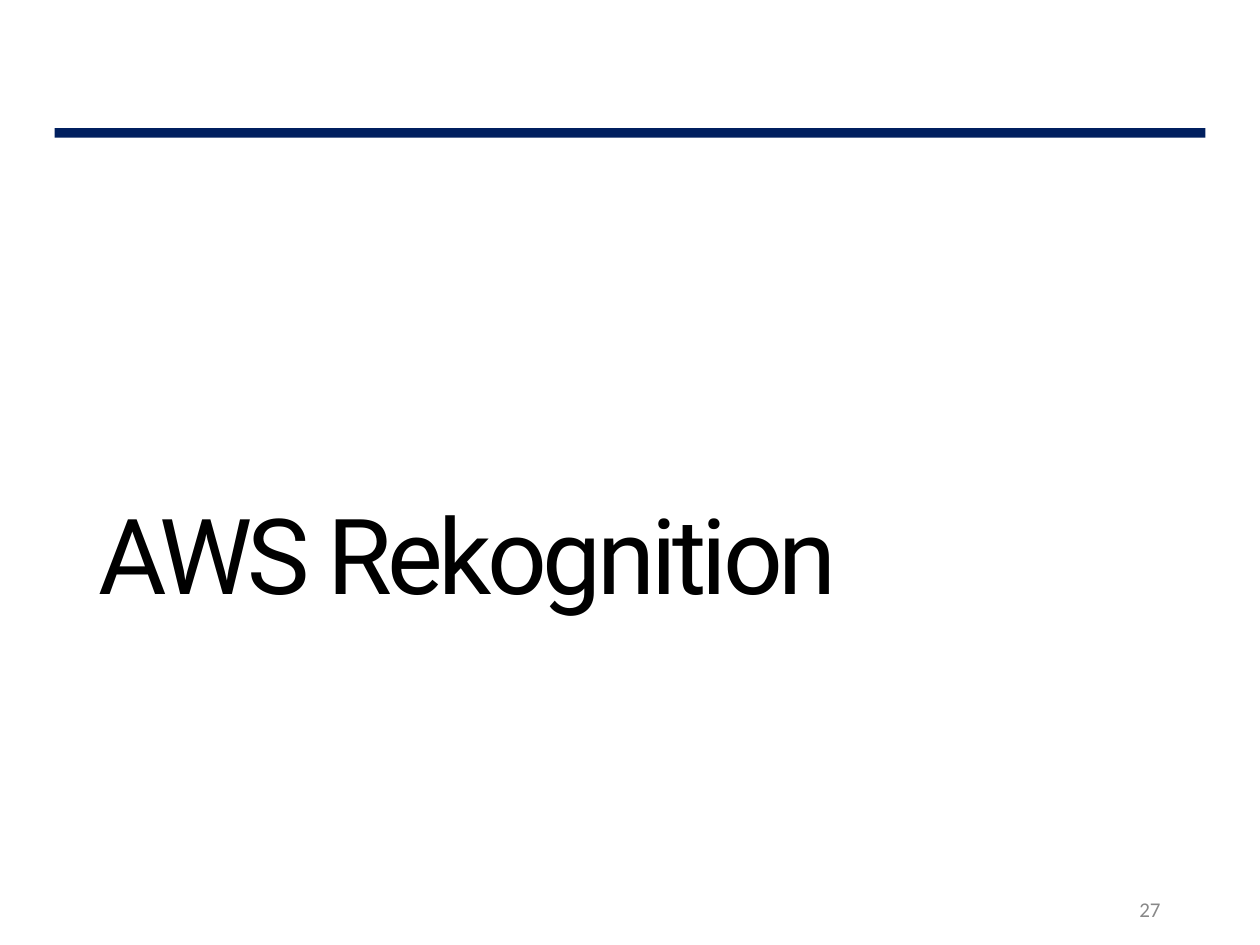
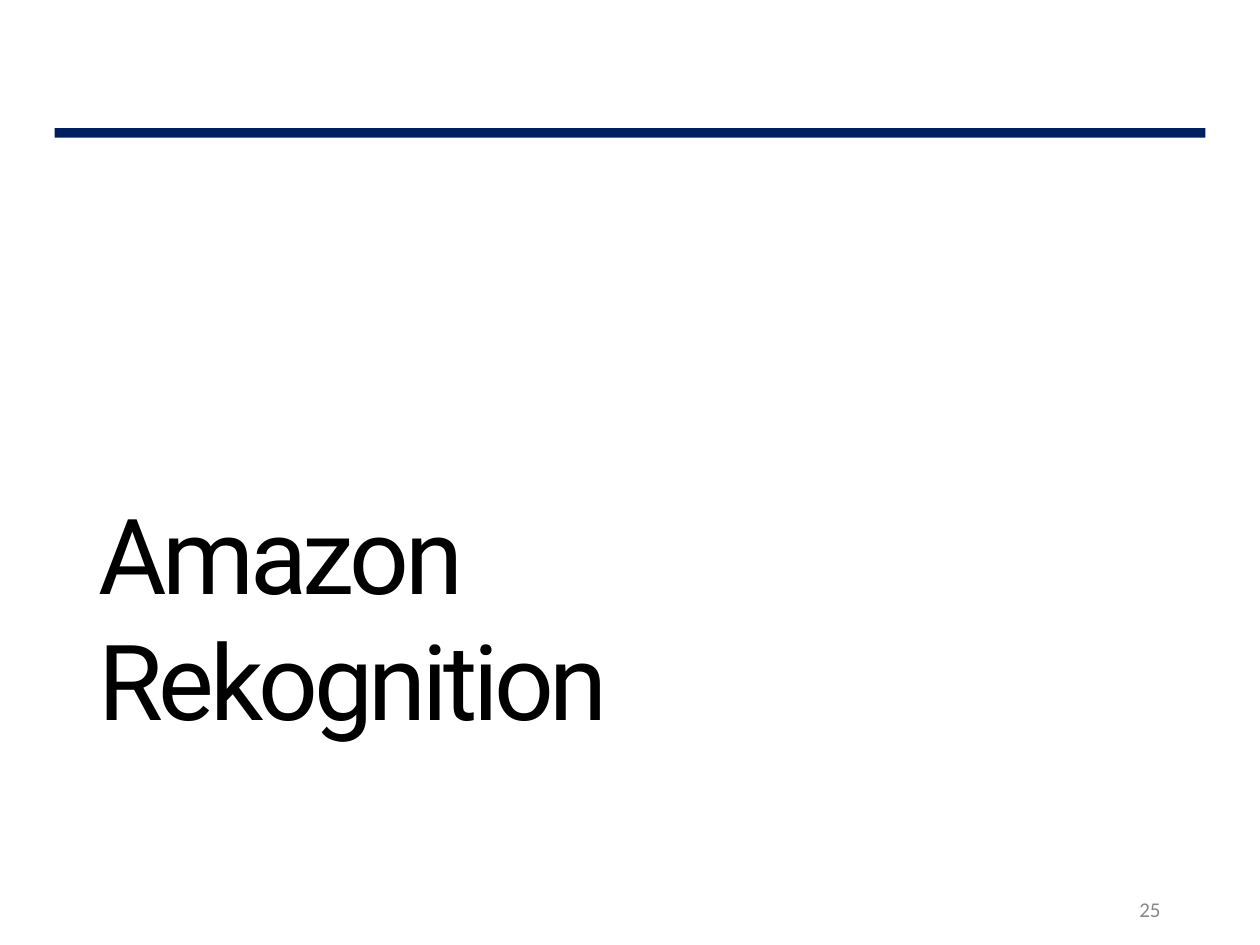
Before and after one commit to G0DCH/AWS_Rekognition_Slide, a slide deck: slide 25 of ppt/AWS Rekognition Slide.pptx (slide 27 before the commit). Drawn at 1260x945 pixels with LibreOffice and Linux fonts; fonts in the diff are those of the drawing; background and template pictures are left out. Boxes give left, top, right and bottom in pixels: in the first picture for what was removed or moved away, otherwise in the second. Text is boxed around its words. In the diff, an @@ line names an element or a change of style, - is before the commit and + after.

```diff
--- a/ppt/AWS Rekognition Slide.pptx
+++ b/ppt/AWS Rekognition Slide.pptx
@@ text at <box>99,519,608,742</box>: text changed @@
-AWS Rekognition
+Amazon Rekognition
@@ page number at <box>1139,903,1160,917</box>: text changed @@
-27
+25
```
Also in this commit, not shown: 3 other slides changed, 9 slides added, 11 slides removed.
